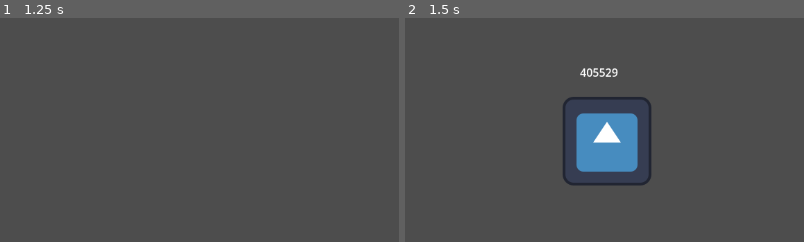
Above: before the commit, frames 1-2 (left to right).
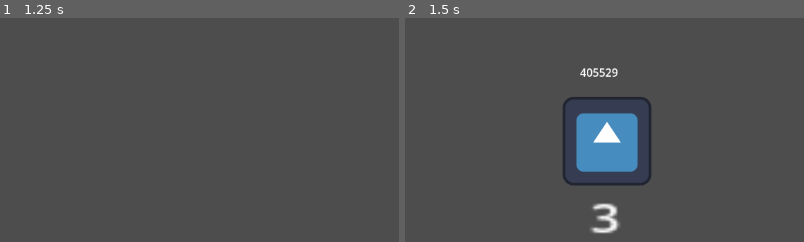
Above: after the commit, the same moments.

Repository: Aki78/Assignment5Godot
Game: Godot game, scene res://main.tscn
The game is run twice, just before and just after one commit, with the same random seed, the same clock (stepped at 60 frames per second) and the same inputs. The engine's default icon, where the game draws it, is replaced by a stand-in: a white triangle on a blue panel in a dark square. Sound files missing from this copy of the repository are replaced by a short silence.
Inputs (mouse positions are % of the whole screen's width and height, from its top left):
- Up to frame 1 (1.25 s): click (4, 17) at 0.52 s; type "12" at 0.6 s
- Up to frame 2 (1.5 s): click "Host" at 1.25 s
The pictures show only the part of the screen within x 23-73%, y 32-82%; the shares and areas given below are measured in that part.

Frame 1 is identical in both runs. In frame 2, 0.6% of the frame differs, in the area x 46-54%, y 82-97%.

Commit message:
basic game logic done

Diff:
--- a/Godot/Player.gd
+++ b/Godot/Player.gd
@@ -4,7 +4,12 @@
 const SPEED = 300.0
 
 var tick = 0
+var vibrate = false
 @onready var shoot = $Shoot
+
+@onready var raycast = $RayCast2D
+
+var health = 3
 
 # Get the gravity from the project settings to be synced with RigidBody nodes.
 var gravity = ProjectSettings.get_setting("physics/2d/default_gravity")
@@ -60,10 +65,22 @@
 	shoot_animate()
 	move()
 
+	if vibrate:
+		position.x += 5*sin(50*Time.get_unix_time_from_system())
+		print("vibrating!")
+
 	look_at(get_global_mouse_position())
 #	if self.name == str(get_multiplayer_authority()):
 	#print("Going")
 
+
+@rpc("any_peer")
+func receive_damage():
+	health -= 1
+	if health <= 0:
+		health = 3
+		position.x = randi_range(0,1000)
+		position.x = randi_range(0,1000)
 
 func shoot_animate():
 	if Input.is_action_just_pressed("left_click"):
@@ -71,6 +88,13 @@
 
 func _on_shoot_shot():
 	print("shot")
+	if raycast.is_colliding():
+		var hit_player = raycast.get_collider()
+		print("shooting: ", hit_player.get_multiplayer_authority())
+		var hit_id = hit_player.get_multiplayer_authority()
+		hit_player.receive_damage.rpc_id(hit_id)
+		hit_player.vibrate_me.rpc_id(hit_id)
+		print("shooooooot")
 
 func move():
 	var directionX = Input.get_axis("ui_left", "ui_right")
@@ -86,3 +110,11 @@
 		velocity.y = move_toward(velocity.y, 0, SPEED)
 
 	move_and_slide()
+
+@rpc("any_peer")
+func vibrate_me():
+	$Life.text = str(health)
+	$Timer.start()
+	vibrate = true
+	await $Timer.timeout
+	vibrate = false
--- a/Godot/Player.tscn
+++ b/Godot/Player.tscn
@@ -36,6 +36,10 @@
 properties/6/spawn = true
 properties/6/sync = true
 properties/6/watch = true
+properties/7/path = NodePath("Life:text")
+properties/7/spawn = true
+properties/7/sync = true
+properties/7/watch = false
 
 [node name="Player" type="CharacterBody2D"]
 position = Vector2(559, 388)
@@ -61,4 +65,19 @@
 replication_config = SubResource("SceneReplicationConfig_42dl8")
 visibility_update_mode = 1
 
+[node name="RayCast2D" type="RayCast2D" parent="."]
+target_position = Vector2(1432, -5)
+
+[node name="Timer" type="Timer" parent="."]
+wait_time = 0.1
+one_shot = true
+
+[node name="Life" type="Label" parent="."]
+offset_left = -25.0
+offset_top = 69.0
+offset_right = 15.0
+offset_bottom = 95.0
+scale = Vector2(4.72, 3.45371)
+text = "3"
+
 [connection signal="shot" from="Shoot" to="." method="_on_shoot_shot"]
